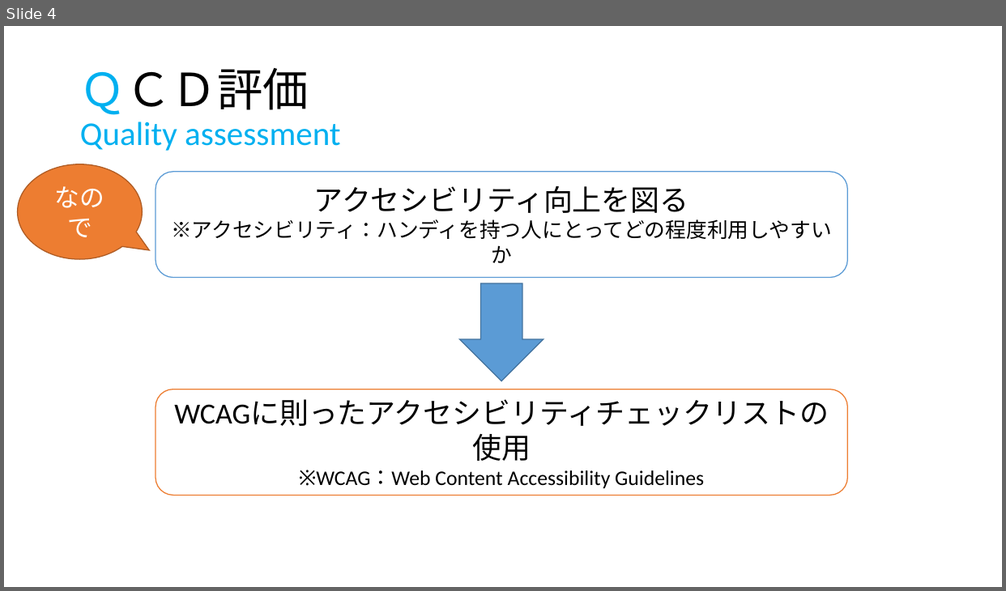
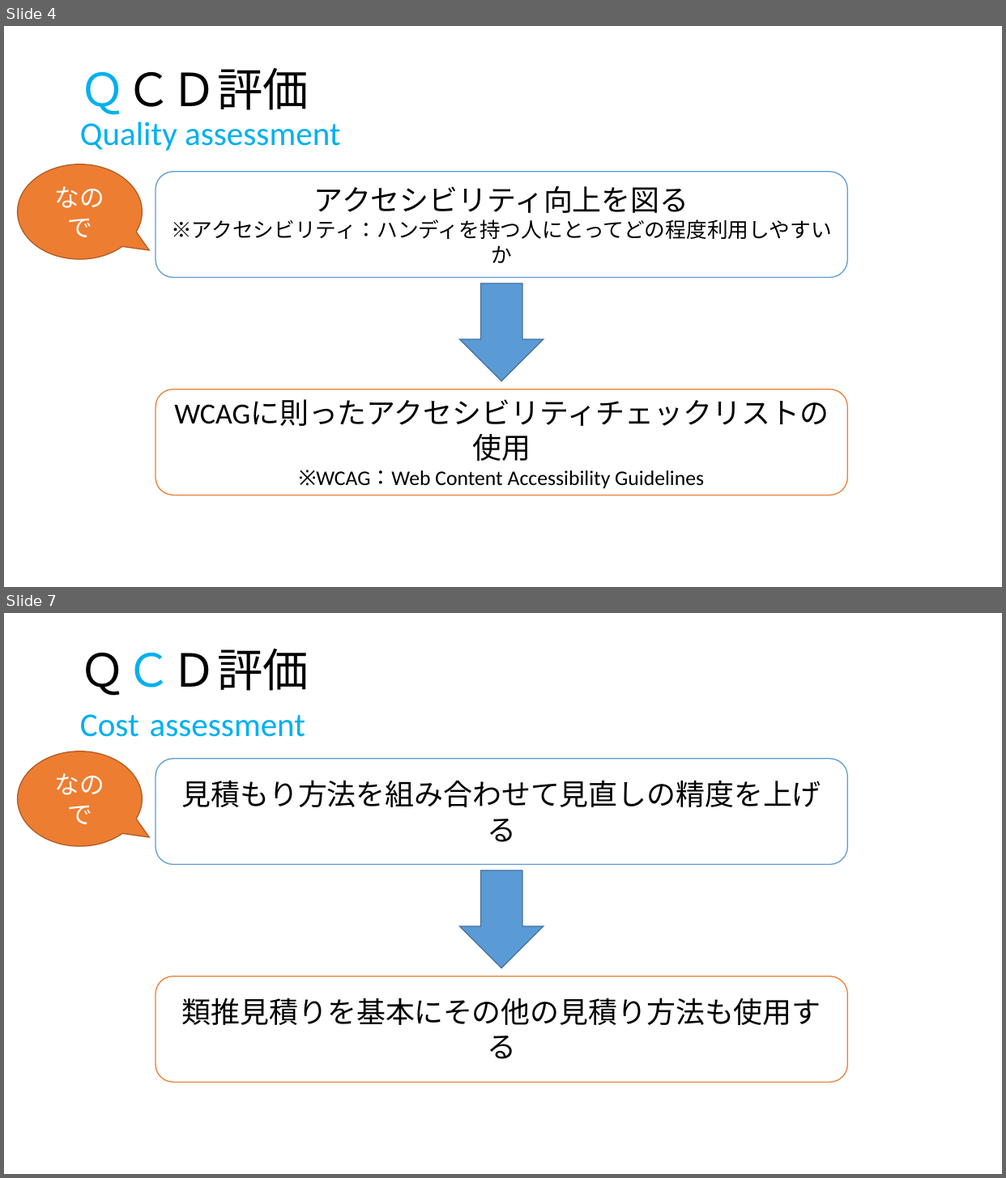
Before and after one commit to IzumiYuuta/PMyabukikenC, a slide deck: 最終発表/最終発表.pptx. Shown one above the other, each under a label of ours: slide 4 before the commit, slides 4 and 7 after it; the slides between them are not shown. The pictures are 1006x591 and 1006x1178 pixels, drawn with LibreOffice and Linux fonts; fonts in the diff are those of the drawing. Boxes give left, top, right and bottom in pixels: in the first picture for what was removed or moved away, otherwise in the second. Text is boxed around its words. In the diff, an @@ line names an element or a change of style, - is before the commit and + after.

```diff
--- a/最終発表/最終発表.pptx
+++ b/最終発表/最終発表.pptx
@@ slide 7 added at (4,613,1002,1174), background #FFFFFF @@
@@ title added at (80,649,309,737), 32 pt, text #00B0F0 @@
+ＱＣＤ評価
+Cost assessment
@@ speech bubble added at (18,752,142,846), fill #ED7D31, outline #AF5C24 1 pt, 24 pt, text #FFFFFF @@
+なので
@@ rounded rectangle added at (155,759,848,865), fill #FFFFFF, outline #5B9BD5 1 pt, 28 pt, text #000000 @@
+見積もり方法を組み合わせて見直しの精度を上げる
@@ down arrow added at (460,871,543,969), fill #5B9BD5, outline #43739E 1 pt @@
@@ rounded rectangle added at (155,977,848,1082), fill #FFFFFF, outline #ED7D31 1 pt, 28 pt, text #000000 @@
+類推見積りを基本にその他の見積り方法も使用する
```
Also in this commit, not shown: 1 slide changed, 2 other slides added, 1 slide removed.
